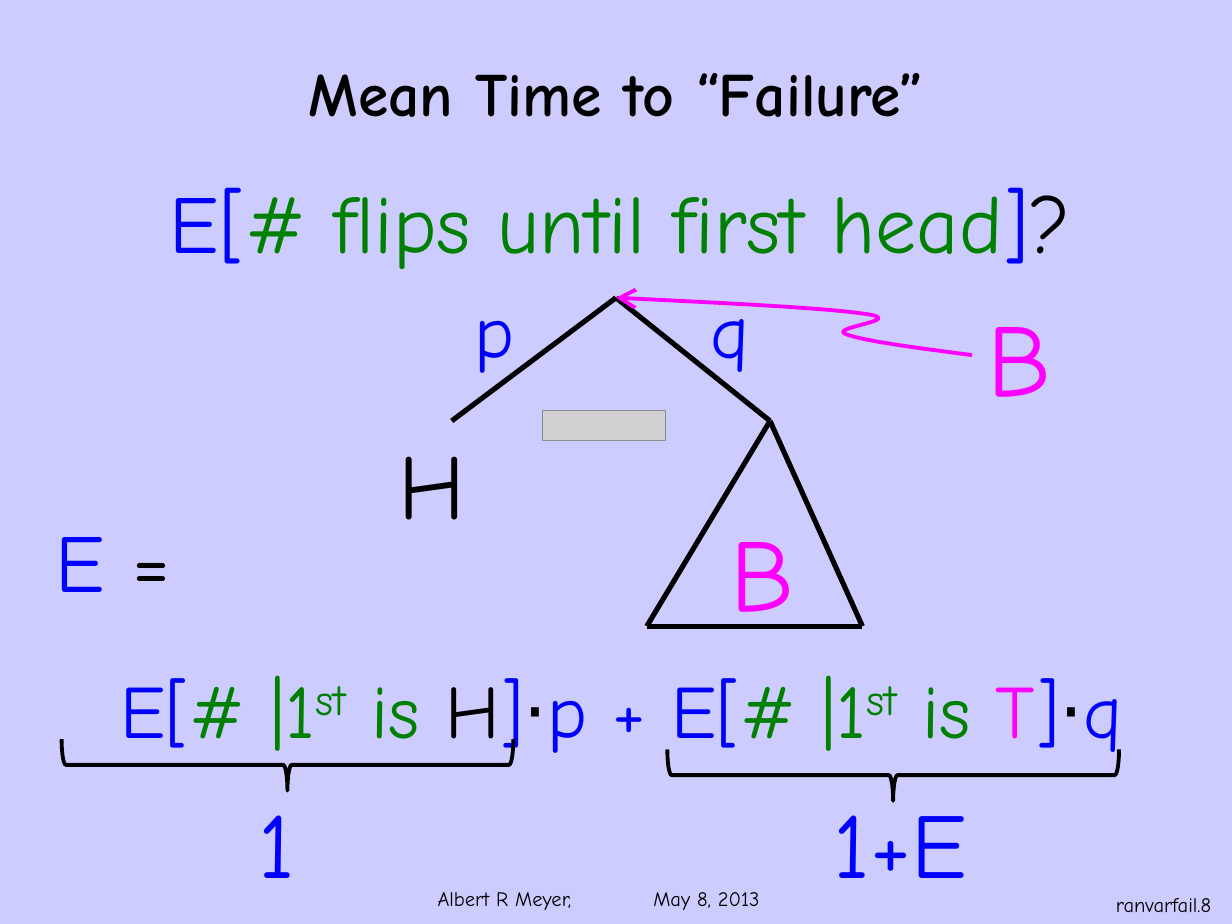
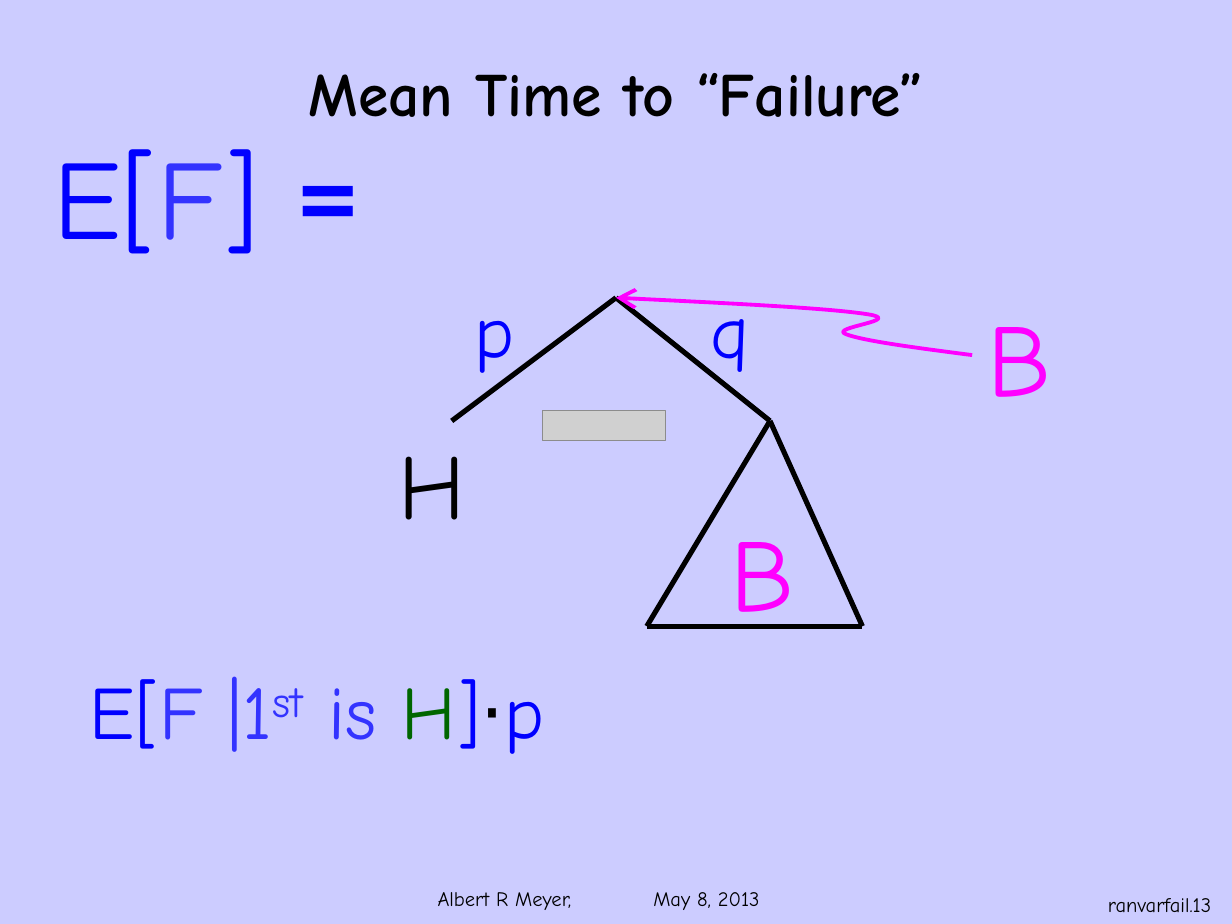
Before and after one commit to armeyer/mcs_web, a slide deck: slide 13 of spring13/slides13/ranvar-expect-fail.pptx (slide 8 before the commit). Drawn at 1232x924 pixels with LibreOffice and Linux fonts; fonts in the diff are those of the drawing; grey boxes stand for pictures; background and template pictures are left out. Boxes give left, top, right and bottom in pixels: in the first picture for what was removed or moved away, otherwise in the second. Text is boxed around its words. In the diff, an @@ line names an element or a change of style, - is before the commit and + after.

Commit message:
add ranvar-expect-total.pptx, edit all the expectation slides

```diff
--- a/spring13/slides13/ranvar-expect-fail.pptx
+++ b/spring13/slides13/ranvar-expect-fail.pptx
@@ text at (53, 149, 258, 254): text changed; size 48 to 66 pt @@
-E =
+E[F] =
@@ text removed at (170, 187, 1070, 269) @@
-E[# flips until first head]?
@@ text at (90, 679, 544, 754): text changed; text colour #008000 to #3333FF @@
-E[# |1st is H]⋅p + E[# |1st is T]⋅q
+E[F |1st is H]⋅p
@@ left brace removed at (62, 740, 514, 792) @@
@@ left brace removed at (667, 750, 1119, 801) @@
@@ text removed at (833, 798, 966, 878) @@
-1+E
@@ text removed at (259, 815, 296, 878) @@
-1
@@ page number at (1108, 898, 1211, 912): text changed @@
-ranvarfail.8
+ranvarfail.13
```
Also in this commit, not shown: 9 other slides changed, 6 slides added, 2 slides removed, 4 other files.
